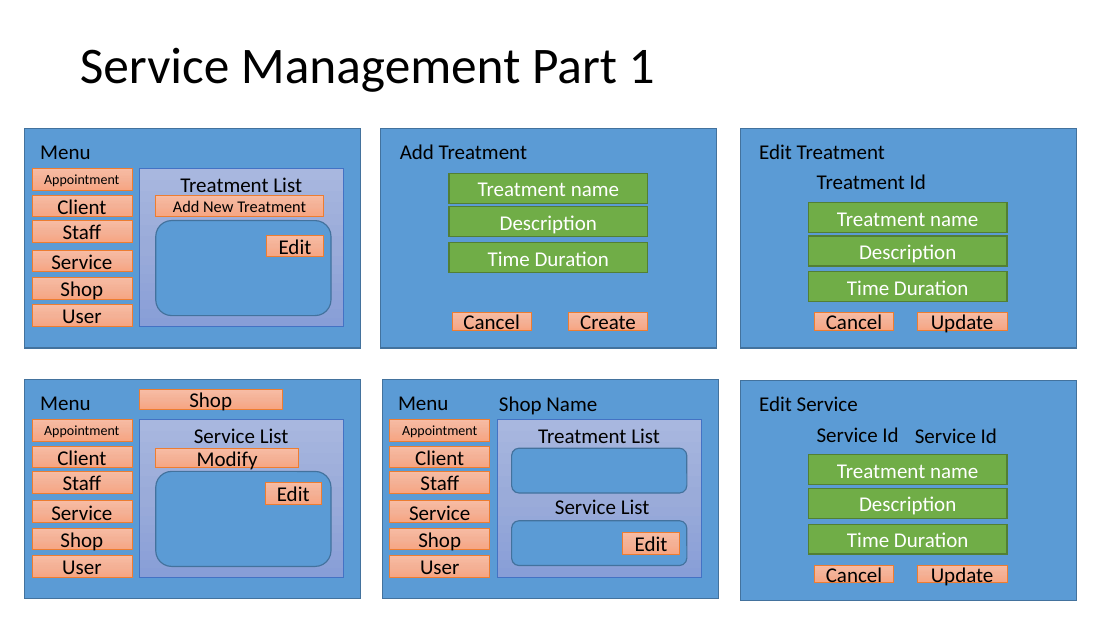
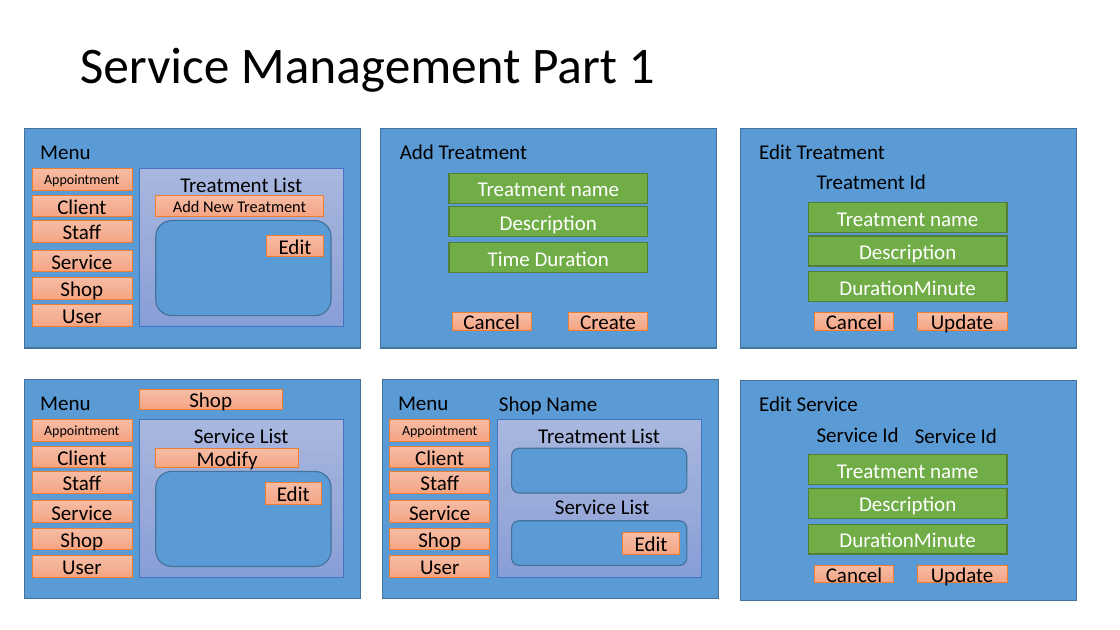
Before and after one commit to SnowFox108/HerbAppointment, a slide deck: slide 6 of SupportFiles/Documents/SketchFlow.pptx. Drawn at 1120x630 pixels with LibreOffice and Linux fonts; fonts in the diff are those of the drawing. Boxes give left, top, right and bottom in pixels: in the first picture for what was removed or moved away, otherwise in the second. Text is boxed around its words. In the diff, an @@ line names an element or a change of style, - is before the commit and + after.

```diff
--- a/SupportFiles/Documents/SketchFlow.pptx
+++ b/SupportFiles/Documents/SketchFlow.pptx
@@ text in rectangle at (839,280,975,295): text changed @@
-Time Duration
+DurationMinute
@@ text in rectangle at (839,532,975,547): text changed @@
-Time Duration
+DurationMinute
```
Also in this commit, not shown: 2 other slides changed, 5 other files.
